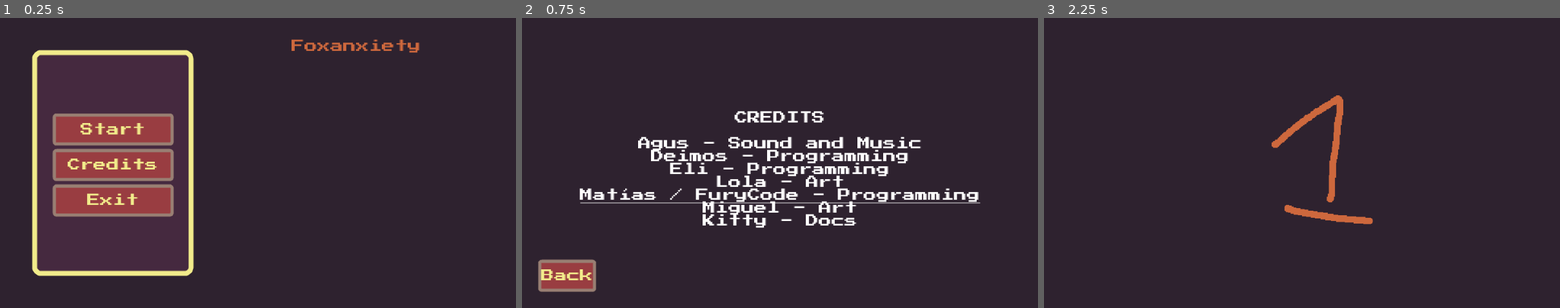
Above: before the commit, frames 1-3 (left to right).
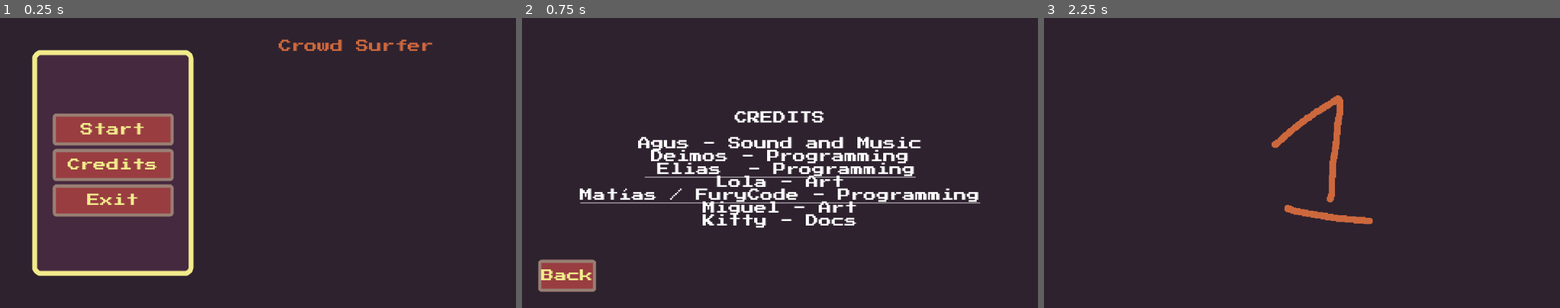
Above: after the commit, the same moments.

Repository: eliasescalante/GGJ26_team_kittens
Game: Godot game, scene res://src/scenes/main_screens/main_menu/main_menu.tscn
Two runs of this game, one before a commit and one after it. Both use one fixed random seed, a clock stepped at 60 frames per second and the inputs below.
Inputs:
- Up to frame 1 (0.25 s): no input
- Up to frame 2 (0.75 s): click "Credits" at 0.5 s
- Up to frame 3 (2.25 s): click "Back" at 1.25 s; click "Start" at 2 s

The runs differ from the first frame. In frame 1, 0.5% of the frame differs, in the area x 54-84%, y 7-12%; in frame 2, 1.1%, in the area x 23-77%, y 49-56%; in frame 3, nothing differs.

Commit message:
update to credits

Diff:
--- a/src/scenes/main_screens/credits/credits.tscn
+++ b/src/scenes/main_screens/credits/credits.tscn
@@ -68,7 +68,7 @@
 
 Agus - Sound and Music
 Deimos - Programming
-Eli - Programming
+[url=https://www.instagram.com/deguel_elias9] Elias  - Programming[/url]
 Lola - Art
 [url=https://www.youtube.com/channel/UCSQ1hjr0lhdMrqIXuoMk_UA]Matías / FuryCode - Programming[/url]
 Miguel - Art
--- a/src/scenes/main_screens/main_menu/main_menu.tscn
+++ b/src/scenes/main_screens/main_menu/main_menu.tscn
@@ -165,7 +165,7 @@
 size_flags_horizontal = 3
 size_flags_vertical = 0
 theme = ExtResource("1_12k4a")
-text = "Foxanxiety"
+text = "Crowd Surfer"
 horizontal_alignment = 1
 vertical_alignment = 1
 
